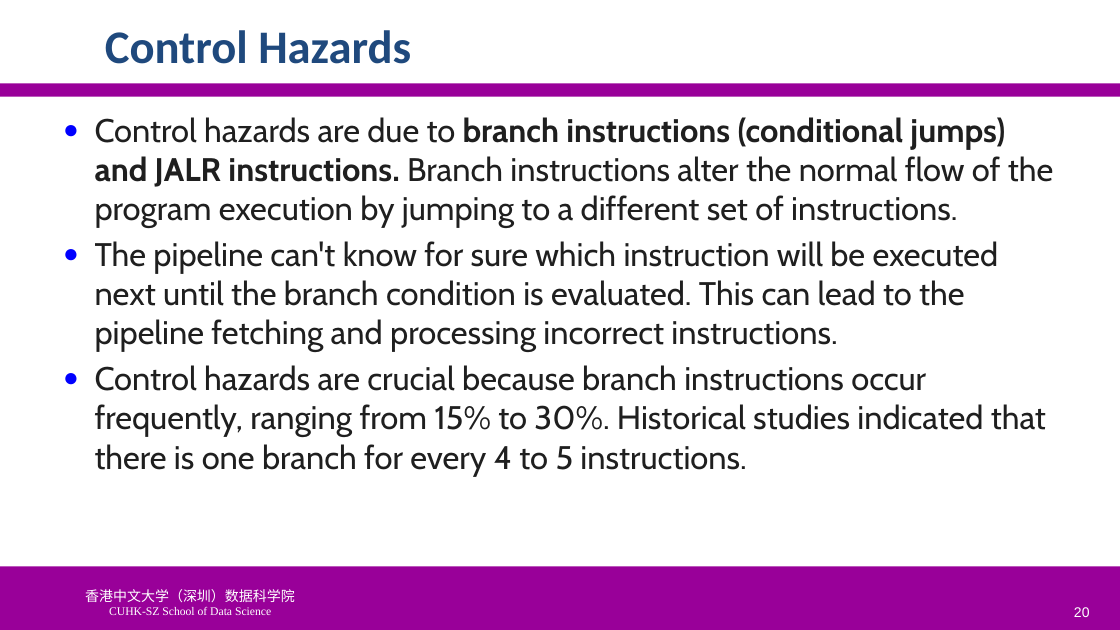
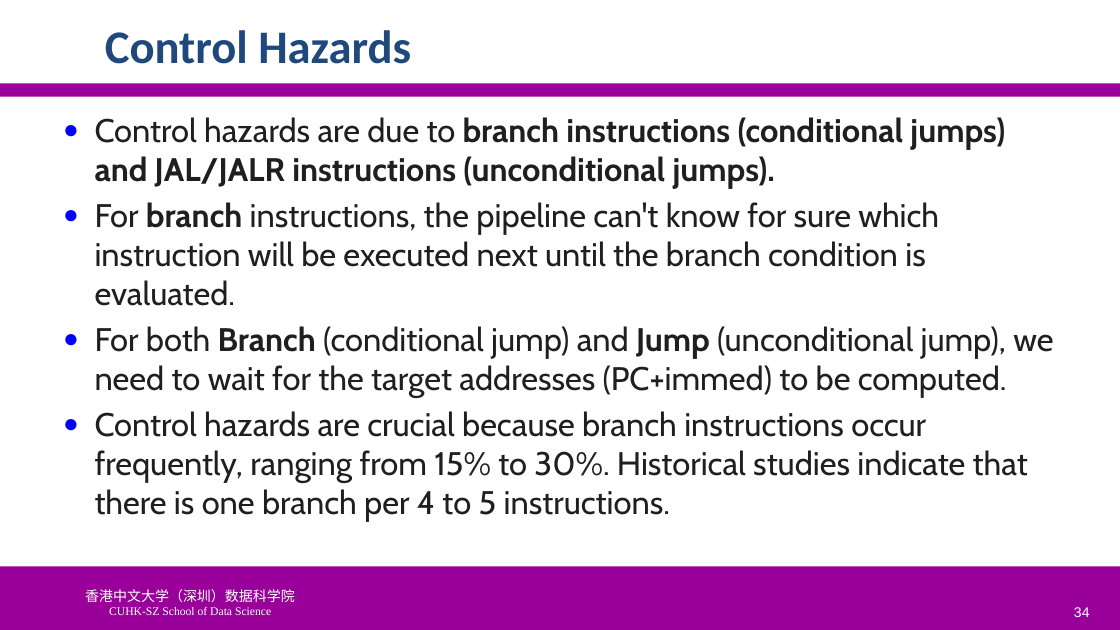
Before and after one commit to SUNCHAOYI923/CMU_CSAPP, a slide deck: slide 34 of slide/CA3060-4-Hazards.pptx (slide 20 before the commit). Drawn at 1120x630 pixels with LibreOffice and Linux fonts; fonts in the diff are those of the drawing; background and template pictures are left out. Boxes give left, top, right and bottom in pixels: in the first picture for what was removed or moved away, otherwise in the second. Text is boxed around its words. In the diff, an @@ line names an element or a change of style, - is before the commit and + after.

```diff
--- a/slide/CA3060-4-Hazards.pptx
+++ b/slide/CA3060-4-Hazards.pptx
@@ text at box(95, 117, 1053, 522): text changed @@
-● Control hazards are due to branch instructions (conditional jumps) and JALR instructions. Branch instructions alter the normal flow of the program execution by jumping to a different set of instructions.
-● The pipeline can't know for sure which instruction will be executed next until the branch condition is evaluated. This can lead to the pipeline fetching and processing incorrect instructions.
-● Control hazards are crucial because branch instructions occur frequently, ranging from 15% to 30%. Historical studies indicated that there is one branch for every 4 to 5 instructions.
+● Control hazards are due to branch instructions (conditional jumps) and JAL/JALR instructions (unconditional jumps).
+● For branch instructions, the pipeline can't know for sure which instruction will be executed next until the branch condition is evaluated.
+● For both Branch (conditional jump) and Jump (unconditional jump), we need to wait for the target addresses (PC+immed) to be computed.
+● Control hazards are crucial because branch instructions occur frequently, ranging from 15% to 30%. Historical studies indicate that there is one branch per 4 to 5 instructions.
@@ page number at box(1074, 607, 1090, 617): text changed @@
-20
+34
```
Also in this commit, not shown: 7 other slides changed, 18 slides added, 5 slides removed, 5 other files.
